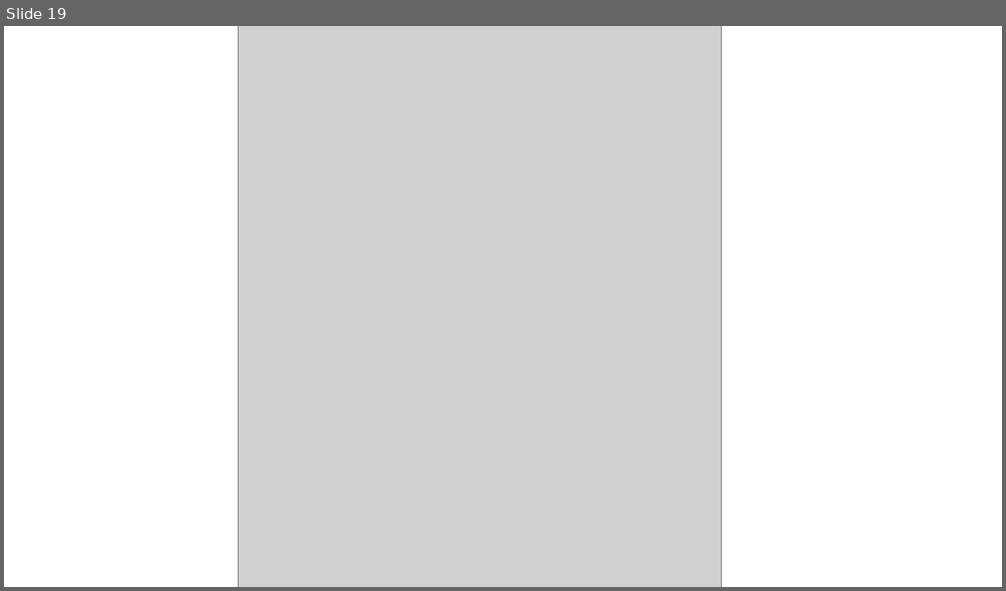
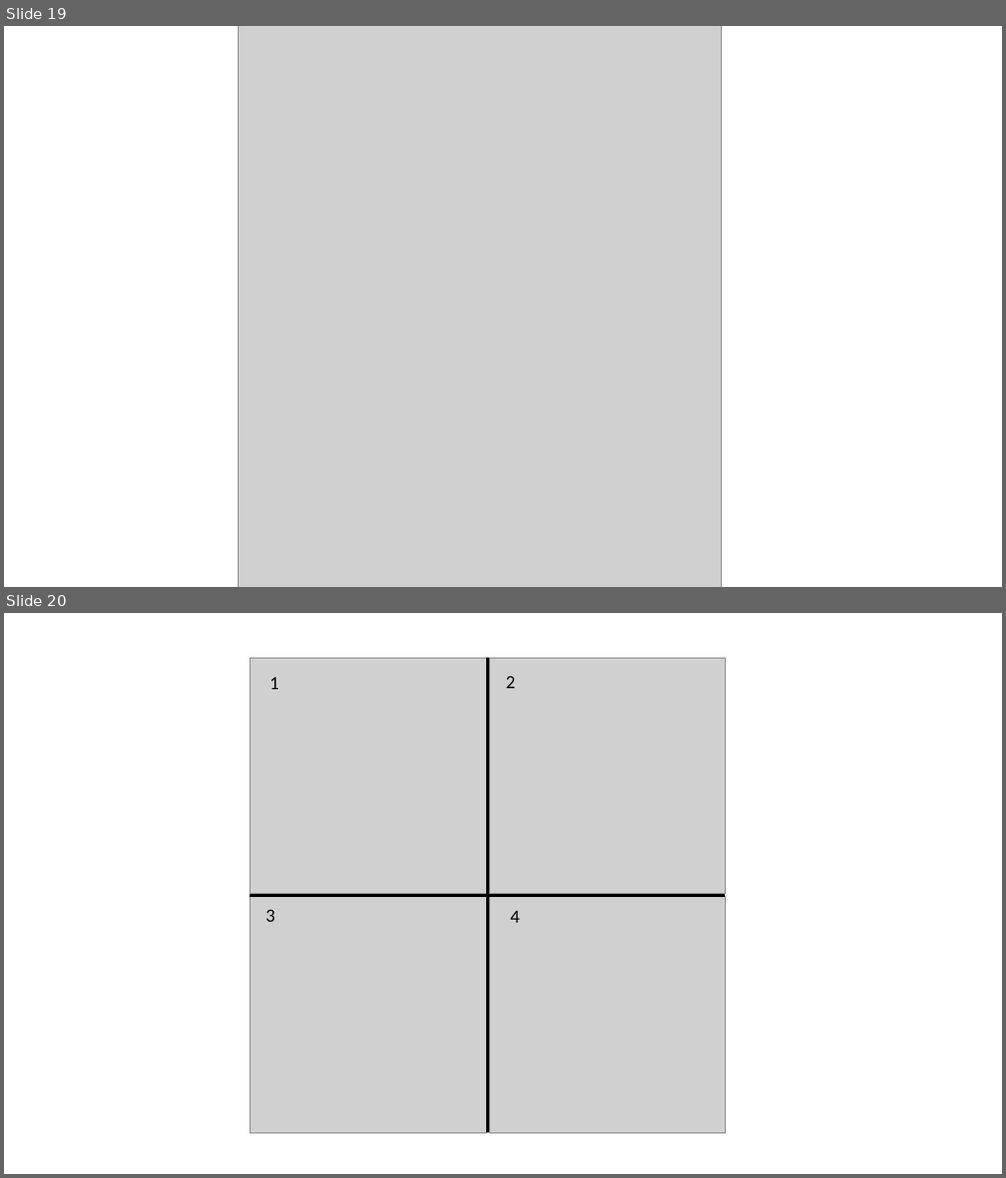
Before and after one commit to yichan0428/MS_thesis, a slide deck: 009YiChan/Chan's thesis/Images/Original/ppt.pptx. Shown one above the other, each under a label of ours: slide 19 before the commit, slides 19 and 20 after it. The pictures are 1006x591 and 1006x1178 pixels, drawn with LibreOffice and Linux fonts; fonts in the diff are those of the drawing; grey boxes stand for pictures. Boxes give left, top, right and bottom in pixels: in the first picture for what was removed or moved away, otherwise in the second. Text is boxed around its words. In the diff, an @@ line names an element or a change of style, - is before the commit and + after.

```diff
--- a/009YiChan/Chan's thesis/Images/Original/ppt.pptx
+++ b/009YiChan/Chan's thesis/Images/Original/ppt.pptx
@@ slide 20 added at bbox=[4, 613, 1002, 1174], background #FFFFFF @@
@@ group added at bbox=[250, 658, 725, 1133]: 4 pictures, 4 texts, 2 lines @@
+1
+4
+3
+2
```
Also in this commit, not shown: 3 slides changed, 35 other files.
